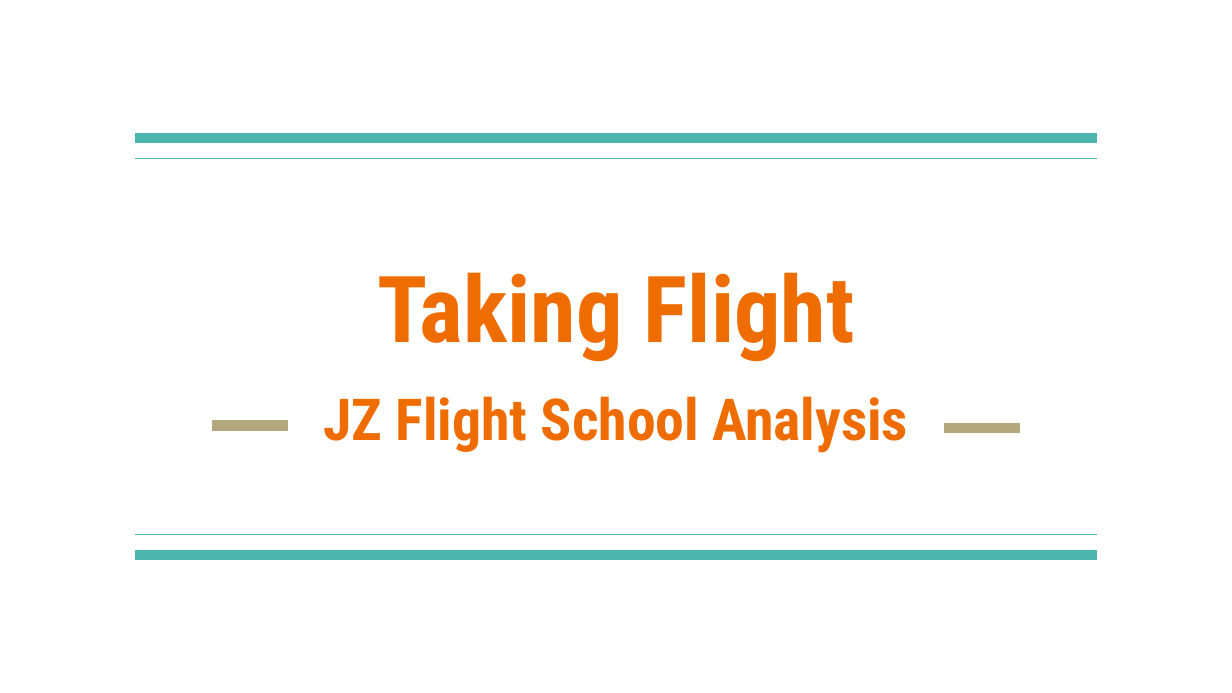
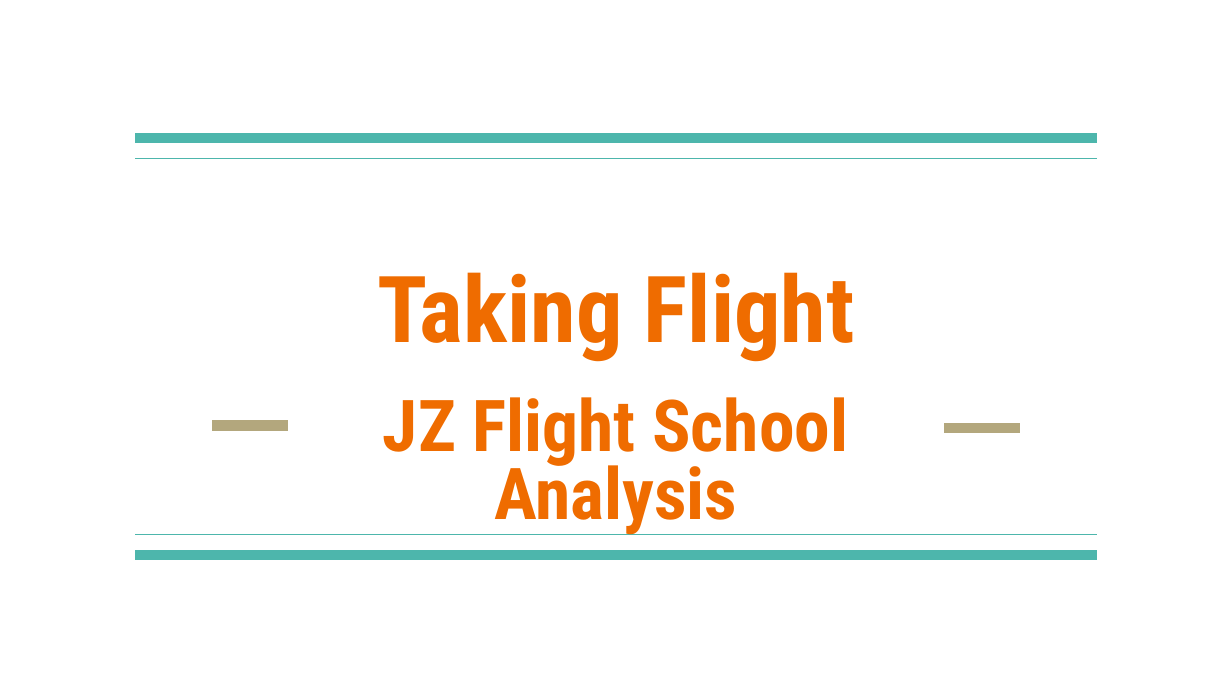
Before and after one commit to jgoett2/Phase1-Airplane-Zach-Jeff, a slide deck: slide 1 of Phase 1 Presentation.pptx. Drawn at 1232x693 pixels with LibreOffice and Linux fonts; fonts in the diff are those of the drawing. Boxes give left, top, right and bottom in pixels: in the first picture for what was removed or moved away, otherwise in the second. Text is boxed around its words. In the diff, an @@ line names an element or a change of style, - is before the commit and + after.

```diff
--- a/Phase 1 Presentation.pptx
+++ b/Phase 1 Presentation.pptx
@@ subtitle "JZ Flight School Analysis" at [383,397,848,535]: size 33.8 to 41.9 pt @@
```
Also in this commit, not shown: 3 other slides changed, 19 other files.
